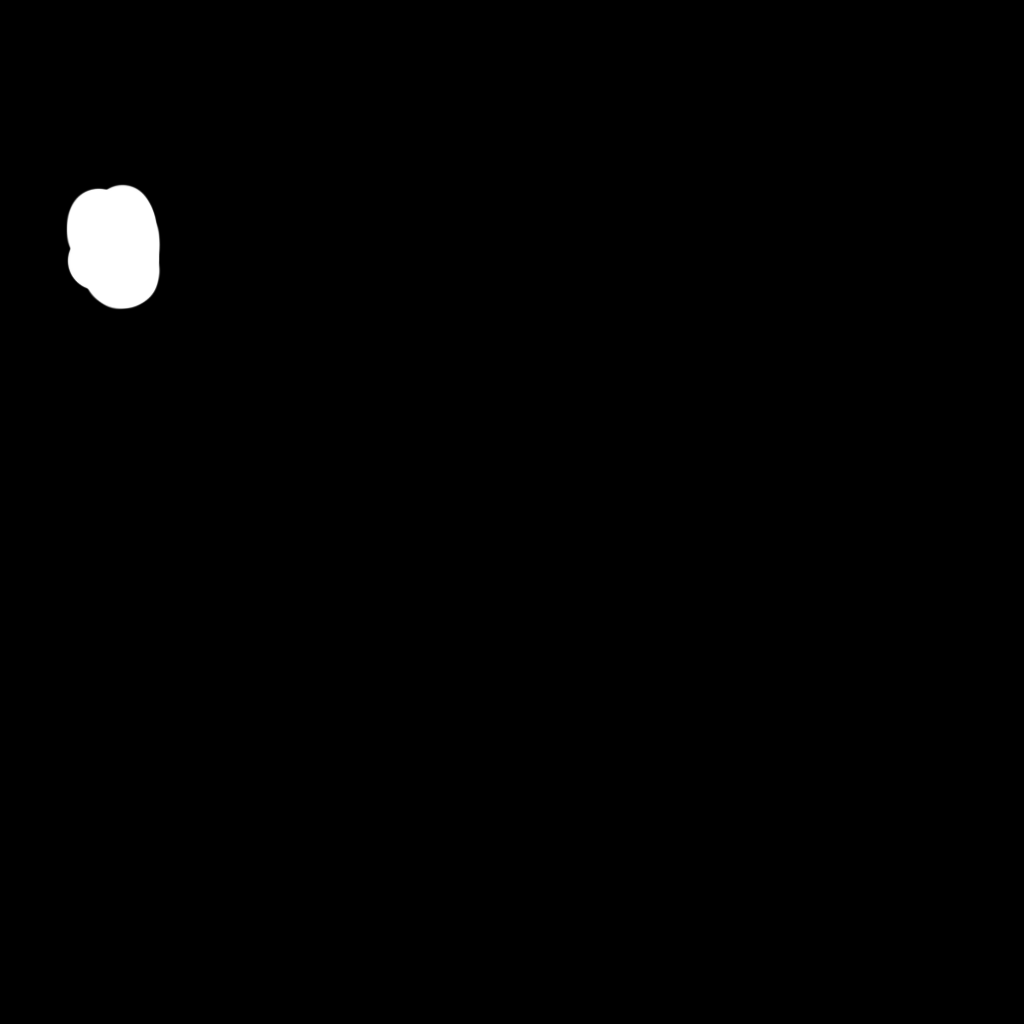
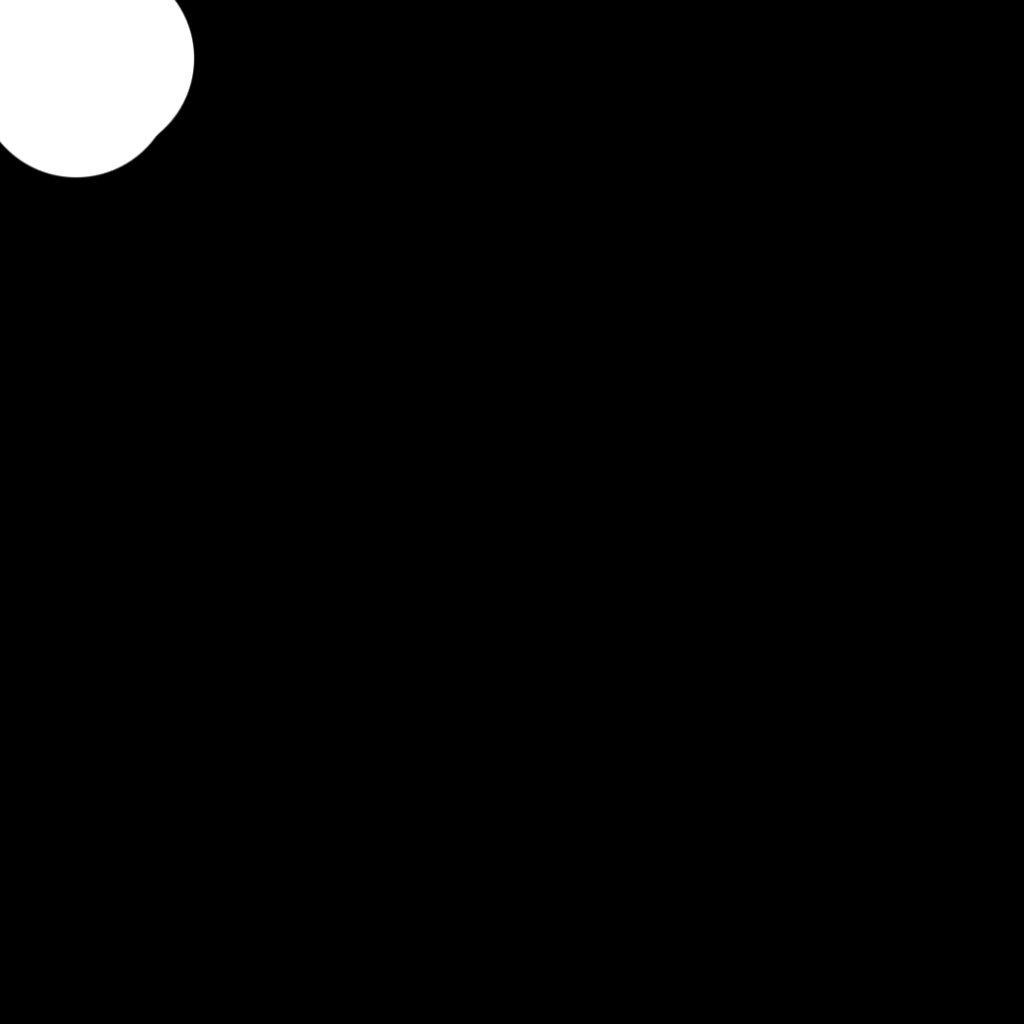
The second 1024 x 1024 image is a revision of the first. Changes to its layers:
removed layer "Layer 3" over [66, 184, 161, 310]
removed layer "Layer 2" over [0, 0, 195, 310]
